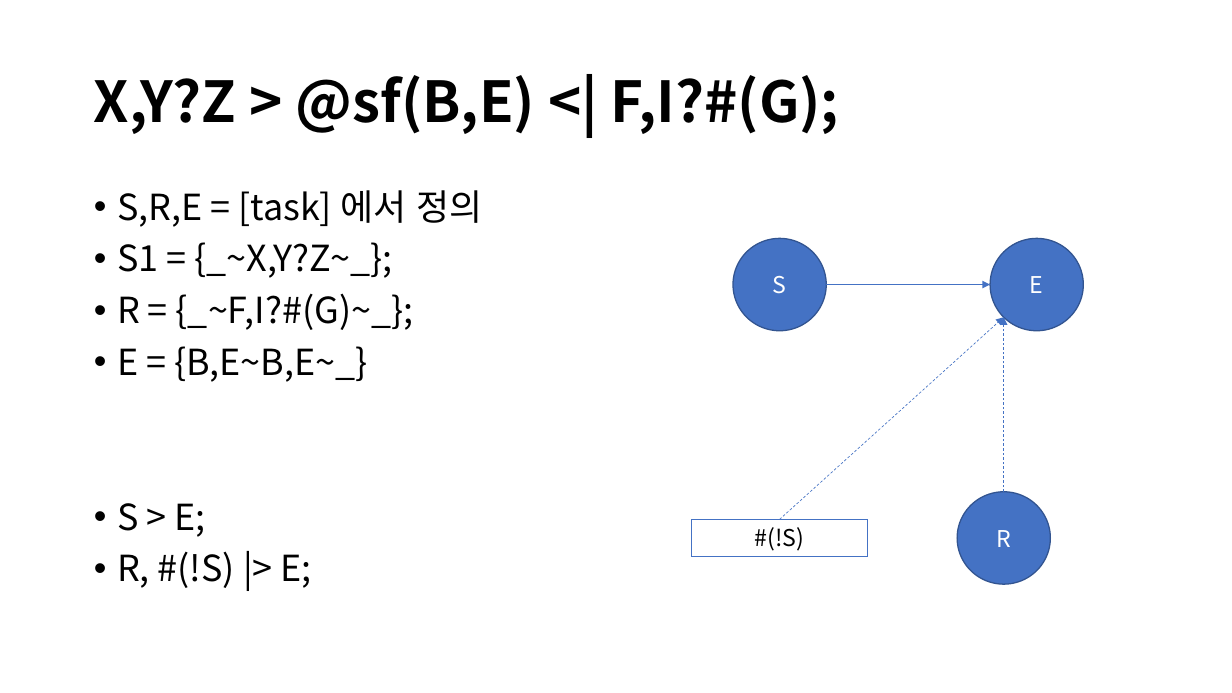
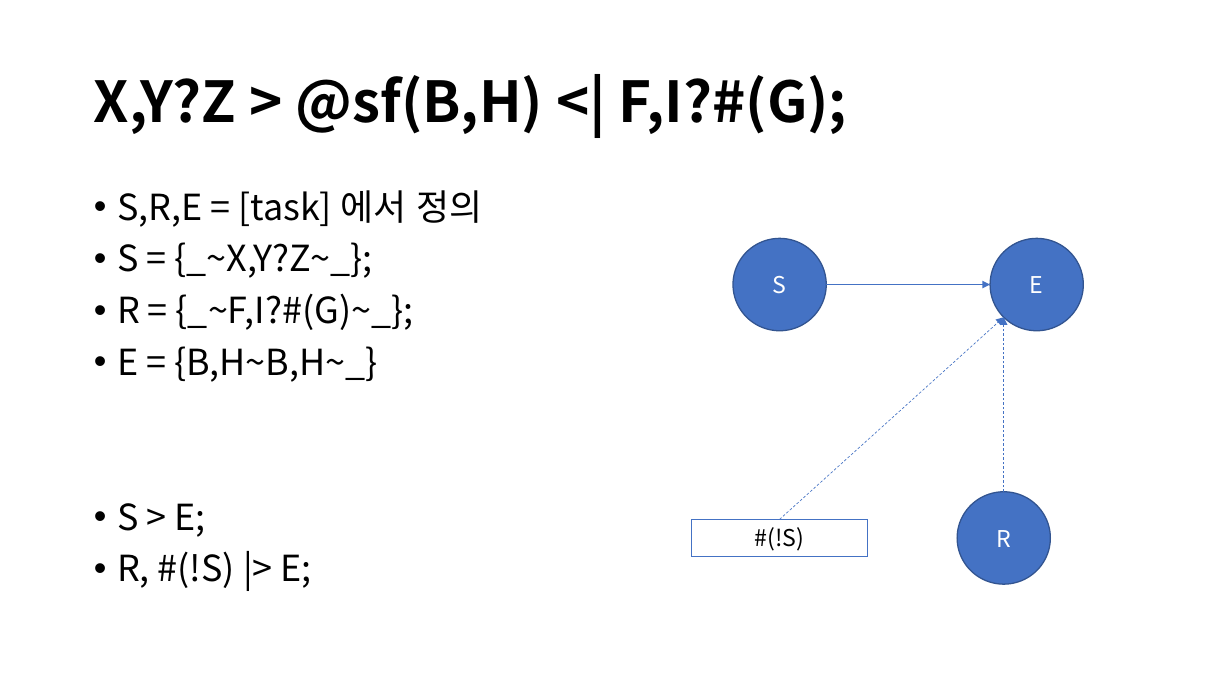
Before and after one commit to DualsoftDev/ds, a slide deck: slide 4 of Doc/PowerPoint/macro.pptx (slide 5 before the commit). Drawn at 1232x693 pixels with LibreOffice and Linux fonts; fonts in the diff are those of the drawing. Boxes give left, top, right and bottom in pixels: in the first picture for what was removed or moved away, otherwise in the second. Text is boxed around its words. In the diff, an @@ line names an element or a change of style, - is before the commit and + after.

```diff
--- a/Doc/PowerPoint/macro.pptx
+++ b/Doc/PowerPoint/macro.pptx
@@ title at (94,75,847,134): text changed @@
-X,Y?Z > @sf(B,E) <| F,I?#(G);
+X,Y?Z > @sf(B,H) <| F,I?#(G);
@@ text at (117,242,372,278): text changed @@
-• S1 = {_~X,Y?Z~_};
+• S = {_~X,Y?Z~_};
@@ text at (117,346,378,382): text changed @@
-• E = {B,E~B,E~_}
+• E = {B,H~B,H~_}
```
Also in this commit, not shown: 1 other slide changed, 3 slides added.
